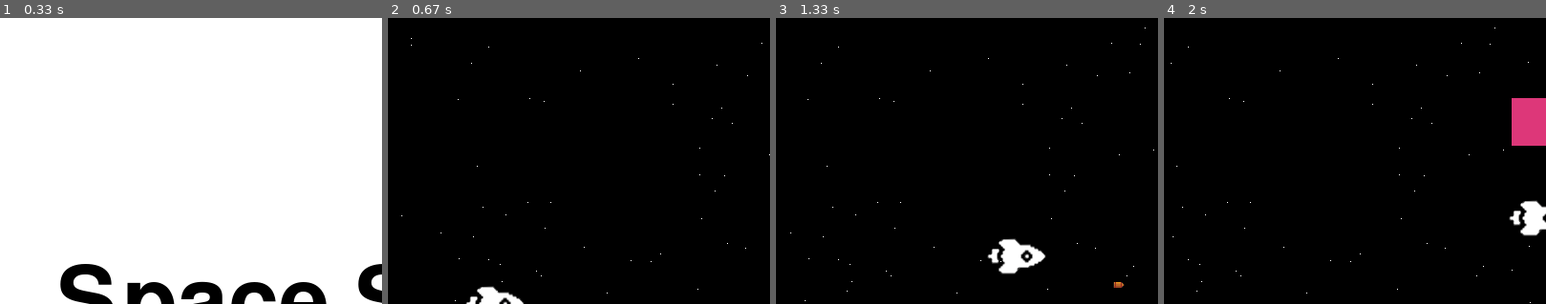
Above: before the commit, frames 1-4 (left to right).
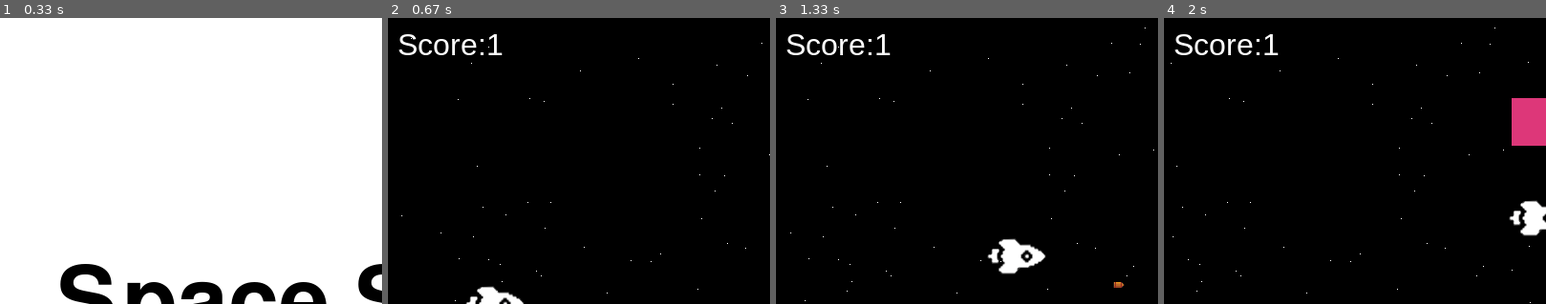
Above: after the commit, the same moments.

Repository: Rmdru/HR-pygame
Game: pygame game, started from main.py
The game is run twice, just before and just after one commit, with the same random seed, the same clock (stepped at 60 frames per second) and the same inputs.
Inputs (mouse positions are % of the whole screen's width and height, from its top left):
- Up to frame 1 (0.33 s): no input
- Up to frame 2 (0.67 s): click "Play!!!" at 0.38 s
- Up to frame 3 (1.33 s): hold D 0.67-1.13 s; move the mouse to (46, 54) at 0.7 s; hold W from 1.17 s (still down); tap Space at 1.23 s
- Up to frame 4 (2 s): release W at 1.47 s; hold D 1.5-1.97 s; tap Space at 1.57, 1.87 s
The pictures show only the part of the screen within x 0-50%, y 0-50%; the shares and areas given below are measured in that part.

Frame 1 is identical in both runs. In frame 2, 0.7% of the frame differs, in the area x 2-30%, y 5-13%; in frame 3, 0.7%; in frame 4, 0.7%.

Commit message:
Score staat op het scherm

Diff:
--- a/main.py
+++ b/main.py
@@ -46,6 +46,11 @@
 def text_settings(text, lettertype_font):
     text_display = lettertype_font.render(text, True, BLACK)
     return text_display, text_display.get_rect()
+
+def create_font(t, s=32, c=(255, 255, 255), b=False, i=False):
+    font = pygame.font.SysFont('Arial', s, bold=b, italic=i)
+    text = font.render(t, True, c)
+    return text
 
 def game_loop():
     game_frame = 0
@@ -197,6 +202,9 @@
 
         player(playerX, playerY)
 
+        score_amount = 1
+        score_texts = create_font(f'Score:{score_amount}')
+        canvas.blit(score_texts, (10, 10))
         pygame.display.update()
         clock.tick(GAME_SPEED)
 
